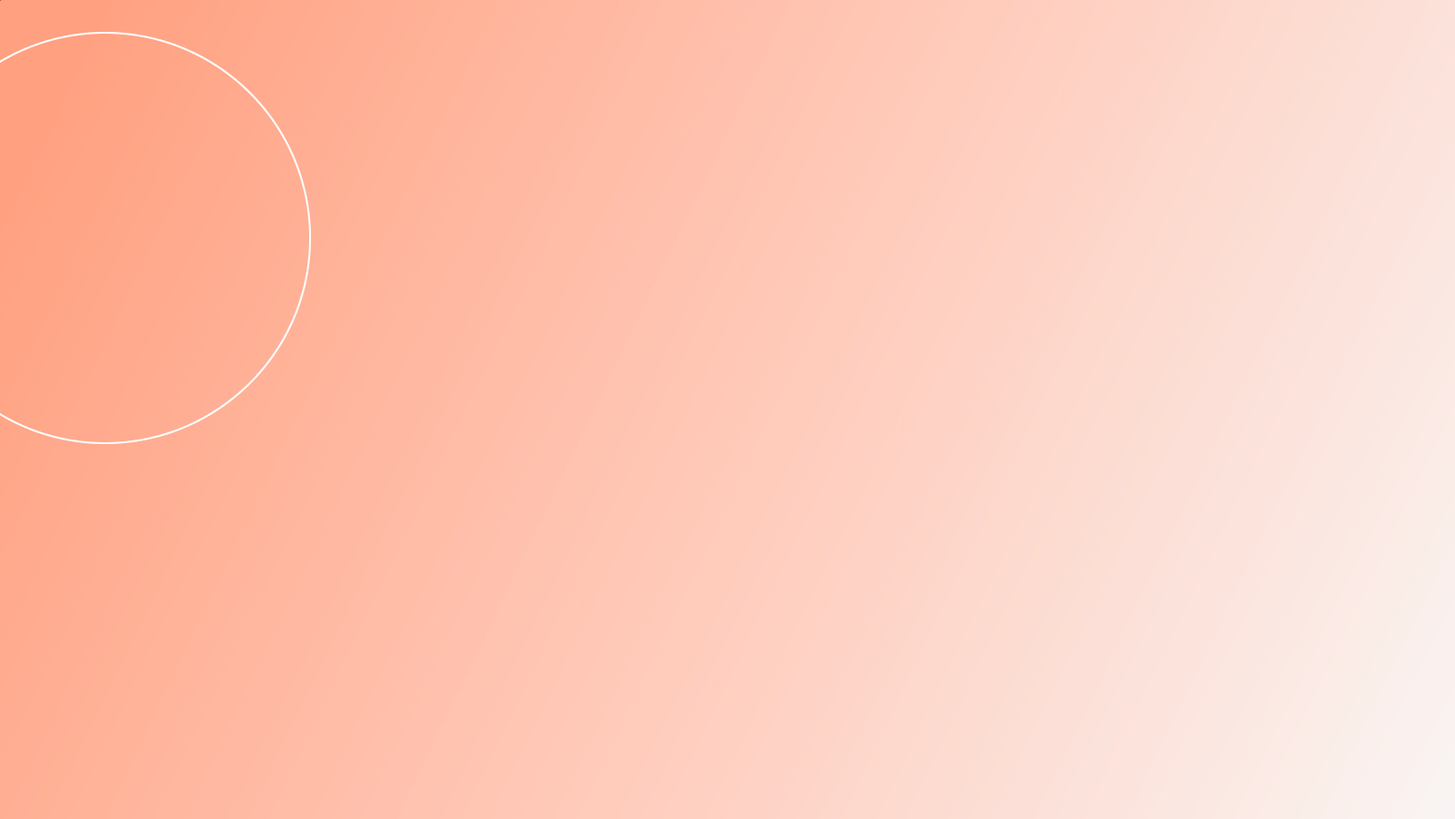
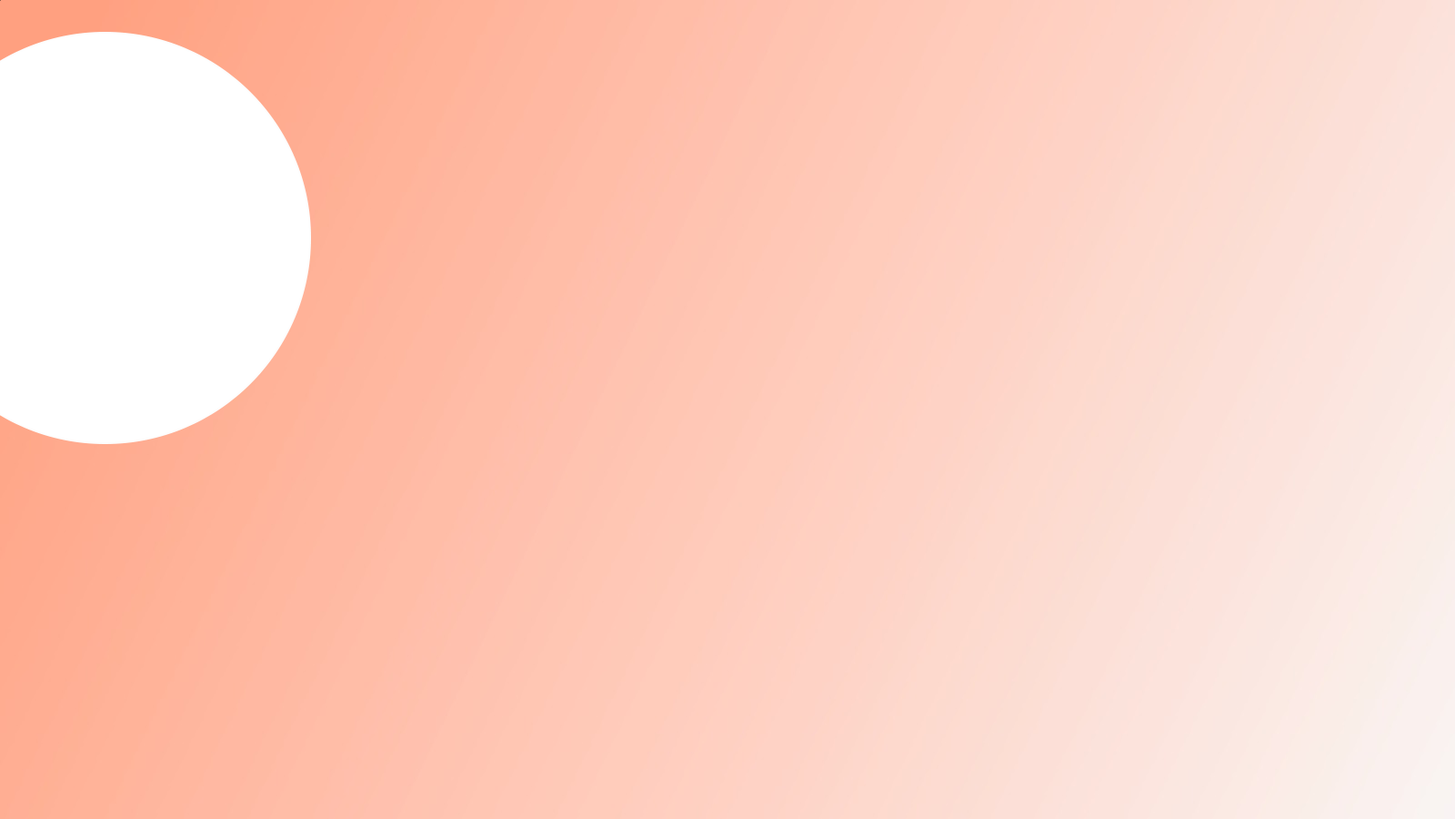
Two versions of the same layered image (1455×819). Layer-by-layer changes:
painted on "Elipse 1" over [0, 33, 310, 443]
